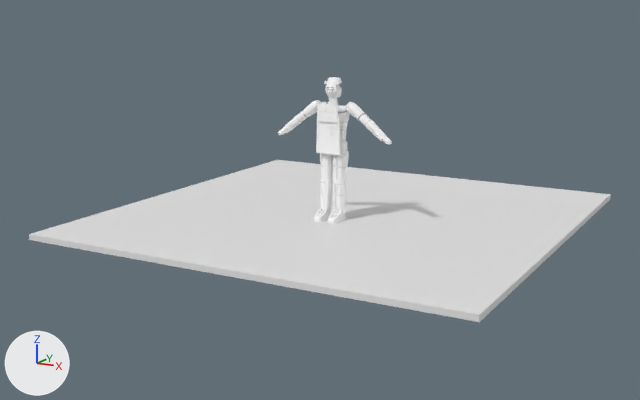
The Blender file ArtSource/Pedestrians/Blender/MountainCafeAttendant3D.blend: old version first, new version second.
Before and after are seen from a 50 mm lens placed at (5.11, -9.51, 2.74), pointed at (-0.22, 0.06, 0.2). The lights are fixed; the arrows at lower left show +X, +Y and +Z. The picture after the commit comes second.

Names of what the first picture shows: 'CLO_LongApron', 'PreviewGround' and 23 more.
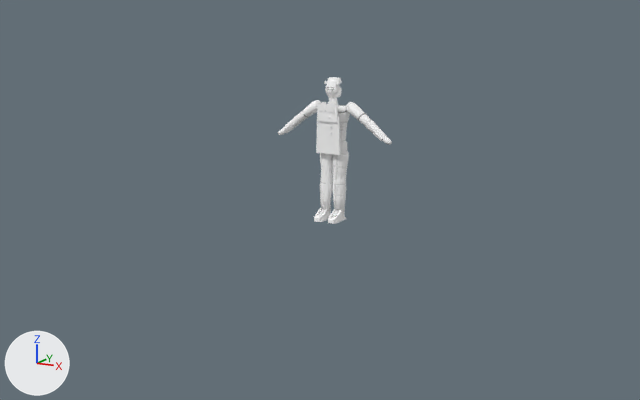
Changed parts and their boxes [x1, y1, x2, y2] in the pictures (640 x 400 px):
'PreviewGround', deleted: before [29, 160, 611, 322]

The change, as a list of edits to the scene's bpy script:
```text
Remove ob_previewground:
    ob_previewground = bpy.data.objects.new('PreviewGround', me_previewground_mesh)
    ob_previewground.location = (0.0, 0.0, 0.0)
```
